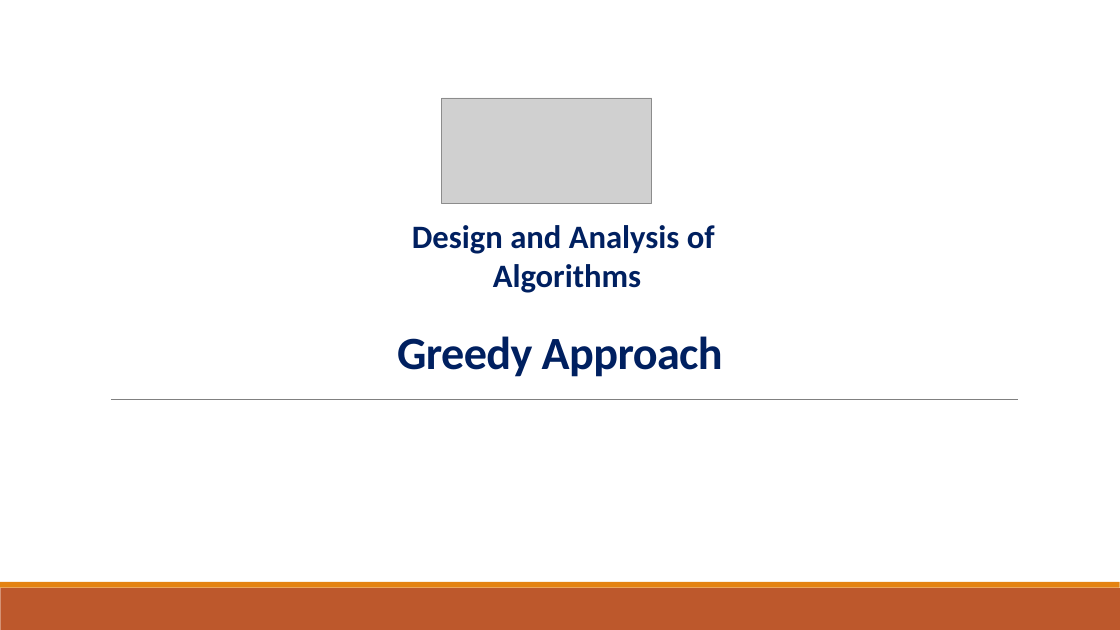
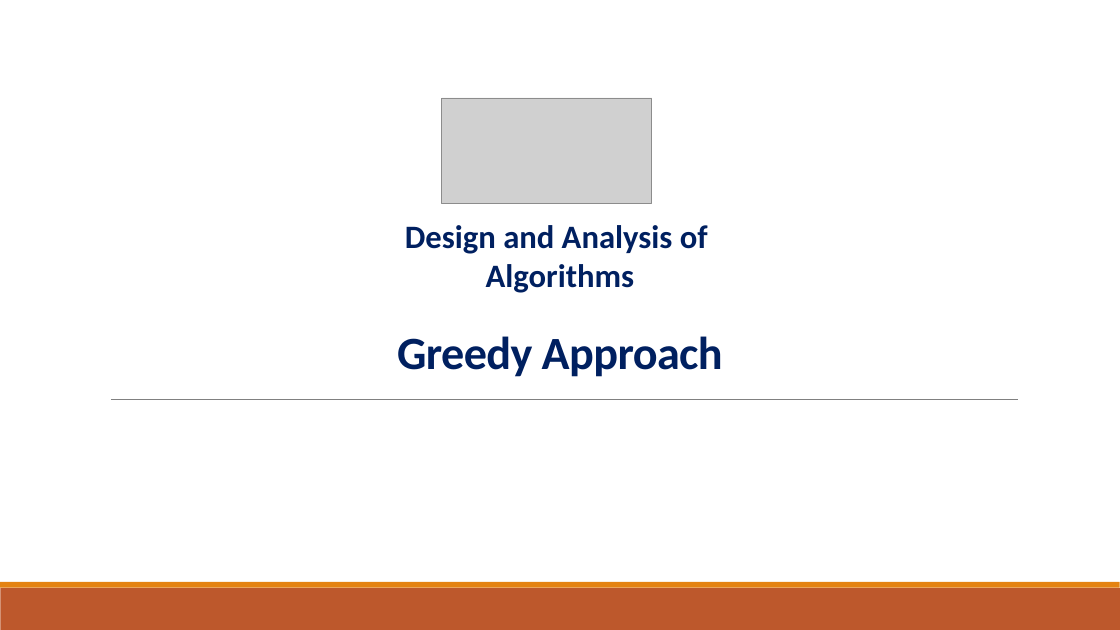
Before and after one commit to kushagra0207/Design-And-Analysis-Of-Algorithms, a slide deck: slide 1 of Lecture_02_Fractional Knapsack DAA.pptx. Drawn at 1120x630 pixels with LibreOffice and Linux fonts; fonts in the diff are those of the drawing; grey boxes stand for pictures. Boxes give left, top, right and bottom in pixels: in the first picture for what was removed or moved away, otherwise in the second. Text is boxed around its words. In the diff, an @@ line names an element or a change of style, - is before the commit and + after.

Commit message:
Commit For Advanced Data Structures And Algorithms
Commit For Advanced Data Structures And Algorithms

```diff
--- a/Lecture_02_Fractional Knapsack DAA.pptx
+++ b/Lecture_02_Fractional Knapsack DAA.pptx
@@ text "Design and Analysis of": place and size @@
-text "Design and Analysis of" at box(412, 225, 715, 293)
+text "Design and Analysis of" at box(405, 225, 708, 293)
```
Also in this commit, not shown: 3 other slides changed, 9 other files.
